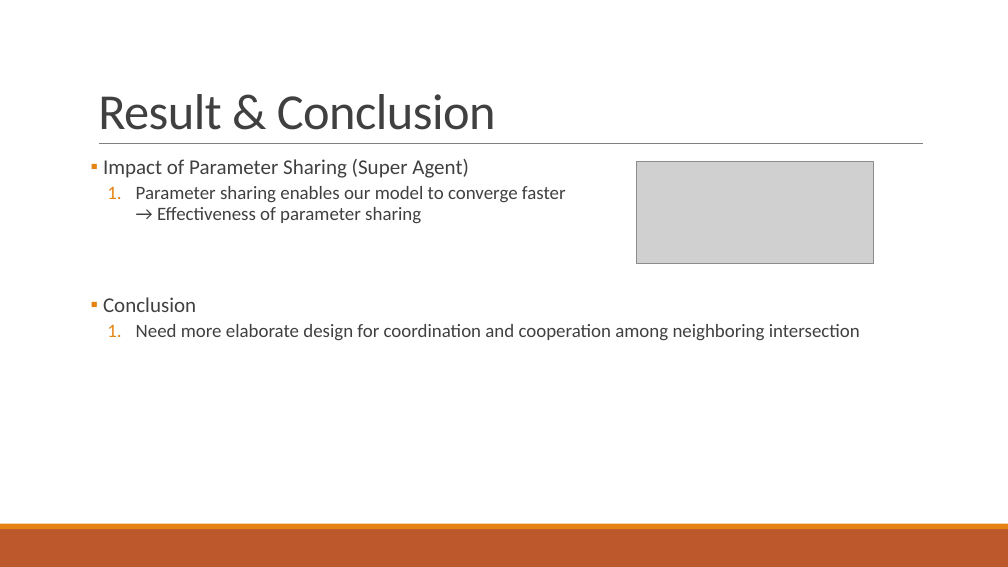
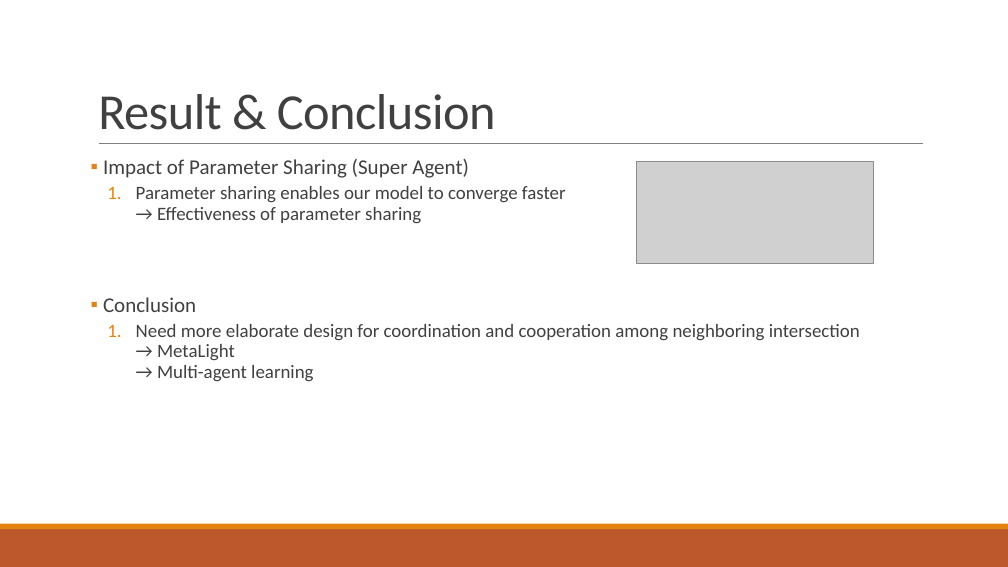
Before and after one commit to 3neutronstar/traffic-optimization_RL, a slide deck: slide 29 of 1st_Seminar(강민수).pptx. Drawn at 1008x567 pixels with LibreOffice and Linux fonts; fonts in the diff are those of the drawing; grey boxes stand for pictures. Boxes give left, top, right and bottom in pixels: in the first picture for what was removed or moved away, otherwise in the second. Text is boxed around its words. In the diff, an @@ line names an element or a change of style, - is before the commit and + after.

Commit message:
change the presentation file

```diff
--- a/1st_Seminar(강민수).pptx
+++ b/1st_Seminar(강민수).pptx
@@ text at (136,324,860,381): text changed @@
-  1. Need more elaborate design for coordination and cooperation among neighboring intersection
+  1. Need more elaborate design for coordination and cooperation among neighboring intersection
+     → MetaLight
+     → Multi-agent learning
```
Also in this commit, not shown: 6 other slides changed, 1 slide added, 1 slide removed, 1 other file.
